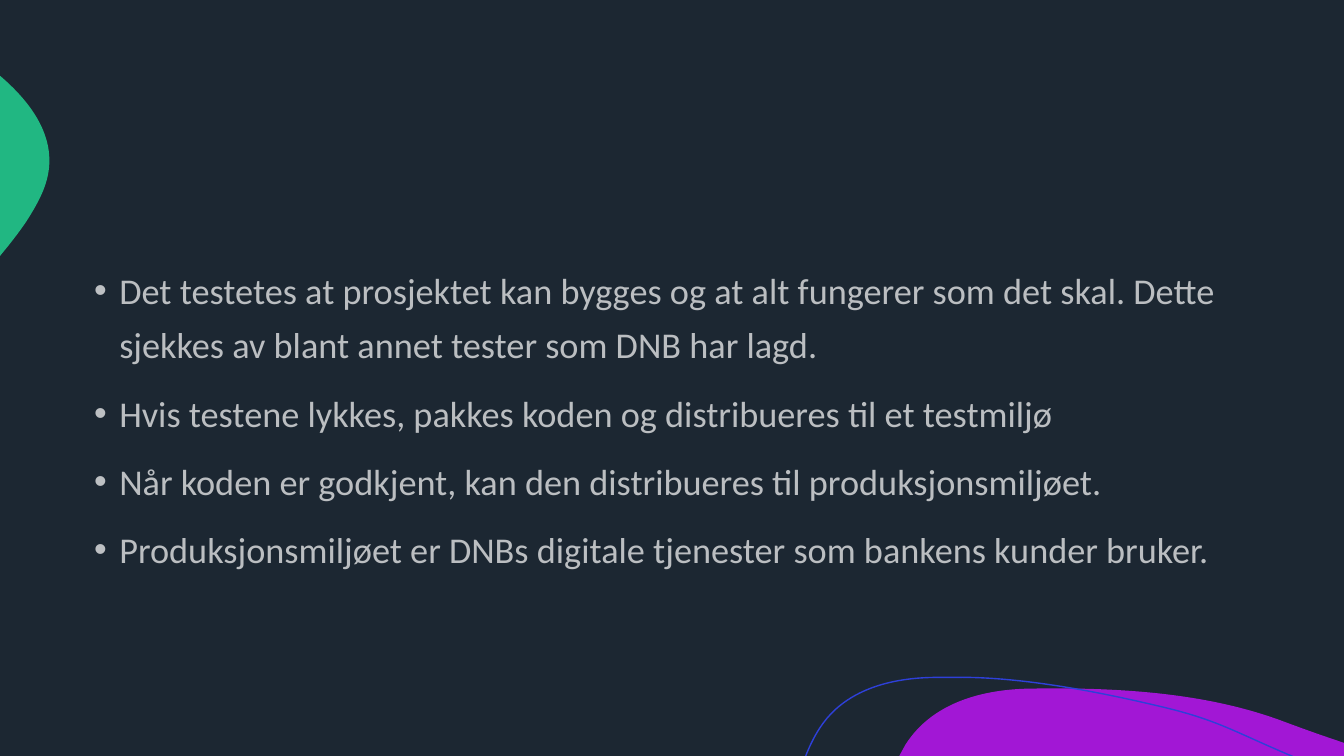
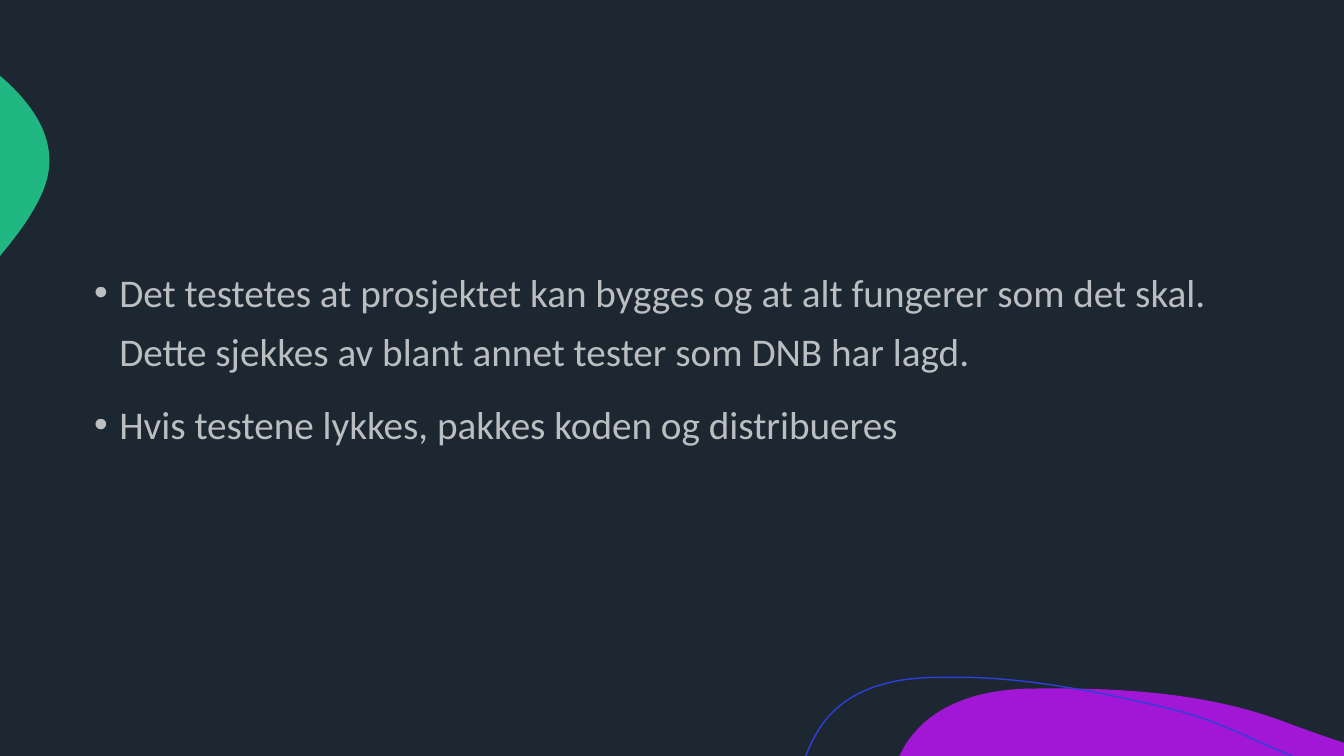
Before and after one commit to noramik/GITHUB_WS_CICD, a slide deck: slide 9 of GITHUB CICD.pptx. Drawn at 1344x756 pixels with LibreOffice and Linux fonts; fonts in the diff are those of the drawing. Boxes give left, top, right and bottom in pixels: in the first picture for what was removed or moved away, otherwise in the second. Text is boxed around its words. In the diff, an @@ line names an element or a change of style, - is before the commit and + after.

```diff
--- a/GITHUB CICD.pptx
+++ b/GITHUB CICD.pptx
@@ text at box(119, 280, 1205, 373): size 25.9 to 28 pt in "Det testetes at prosjektet kan bygges og ..." @@
@@ text at box(119, 412, 898, 446): text changed; size 25.9 to 28 pt @@
-• Hvis testene lykkes, pakkes koden og distribueres til et testmiljø
-• Når koden er godkjent, kan den distribueres til produksjonsmiljøet.
-• Produksjonsmiljøet er DNBs digitale tjenester som bankens kunder bruker.
+• Hvis testene lykkes, pakkes koden og distribueres
```
Also in this commit, not shown: 2 other slides changed.
